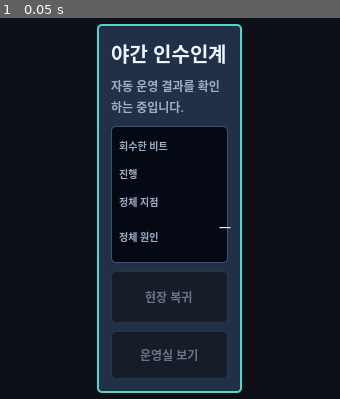
Above: before the commit, frame 1.
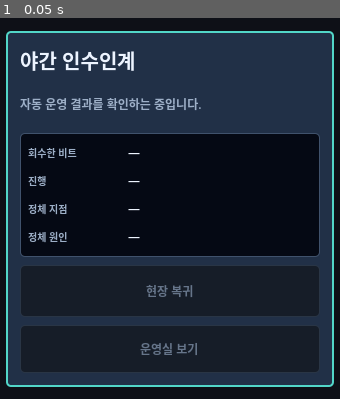
Above: after the commit, the same moment.

Repository: dudcjfsp-cyber/pixel-night-shift
Game: Godot game, scene res://game/presentation/app_shell/views/offline_report_view.tscn
Same seed, same stepped clock (60 frames per second), same inputs: the game is played once before the commit and once after it. This scene is started directly instead of the project's main scene.
Inputs:
- Up to frame 1 (0.05 s): no input

The runs differ from the first frame. In frame 1, 39% of the frame differs, in the area x 1-99%, y 1-99%.

Commit message:
fix: harden app shell integration

Diff:
--- a/game/app/app_root.gd
+++ b/game/app/app_root.gd
@@ -821,7 +821,7 @@
 		"previous_highest_stage": int(before["stage"]),
 		"bottleneck": String(diagnosis.get("title", "운영 안정")),
 		"used_patch_count": patch_count,
-		"next_goal": "첫 보스 도달 시간을 이전 회차보다 단축하세요.",
+		"next_goal": "첫 보스 도달 시간 25% 단축",
 	}
 
 
--- a/game/persistence/settings_repository.gd
+++ b/game/persistence/settings_repository.gd
@@ -61,6 +61,20 @@
 		result.status = LoadStatus.NEWER_SCHEMA
 		return result
 	if read_result.kind != EnvelopeKind.CURRENT:
+		var rollback_absolute := _absolute_path(ROLLBACK_FILE_NAME)
+		if FileAccess.file_exists(rollback_absolute):
+			var recovery := _recover_interrupted_replace(rollback_absolute, absolute_path)
+			if recovery.is_loaded():
+				push_warning(
+					"Recovered settings from rollback after invalid primary: %s"
+					% "; ".join(read_result.errors)
+				)
+				return recovery
+			var combined_errors := PackedStringArray()
+			_append_prefixed_errors(combined_errors, "primary", read_result.errors)
+			_append_prefixed_errors(combined_errors, "rollback", recovery.errors)
+			recovery.errors = combined_errors
+			return recovery
 		result.status = LoadStatus.CORRUPT
 		if result.errors.is_empty():
 			result.errors.append("Settings file is invalid.")
@@ -188,6 +202,15 @@
 		if result.errors.is_empty():
 			result.errors.append("Interrupted settings rollback is invalid.")
 		return result
+	if FileAccess.file_exists(settings_absolute):
+		var remove_error := _remove_if_exists(settings_absolute)
+		if remove_error != OK:
+			result.status = LoadStatus.CORRUPT
+			result.errors.append(
+				"Unable to remove invalid settings before rollback restore: error %d"
+				% remove_error
+			)
+			return result
 	var restore_error := DirAccess.copy_absolute(rollback_absolute, settings_absolute)
 	if restore_error != OK:
 		result.status = LoadStatus.CORRUPT
@@ -299,3 +322,15 @@
 		return false
 	var numeric := float(value)
 	return is_finite(numeric) and numeric == float(int(numeric))
+
+
+func _append_prefixed_errors(
+	target: PackedStringArray,
+	prefix: String,
+	source: PackedStringArray
+) -> void:
+	if source.is_empty():
+		target.append("%s: settings file is invalid" % prefix)
+		return
+	for message: String in source:
+		target.append("%s: %s" % [prefix, message])
--- a/game/presentation/app_shell/views/offline_report_view.gd
+++ b/game/presentation/app_shell/views/offline_report_view.gd
@@ -66,8 +66,10 @@
 	add_child(safe_margin)
 	safe_margin.set_anchors_and_offsets_preset(Control.PRESET_FULL_RECT)
 
-	var center := CenterContainer.new()
+	var center := VBoxContainer.new()
+	center.add_theme_constant_override("separation", UI.GAP_MEDIUM)
 	safe_margin.add_child(center)
+	center.add_child(UI.make_spacer())
 	var panel: PanelContainer = UI.make_panel(
 		UI.COLOR_PANEL_RAISED, UI.COLOR_INFO, 2, 14
 	)
@@ -75,6 +77,7 @@
 	panel.unique_name_in_owner = true
 	panel.size_flags_horizontal = Control.SIZE_EXPAND_FILL
 	center.add_child(panel)
+	center.add_child(UI.make_spacer())
 
 	var column := VBoxContainer.new()
 	column.add_theme_constant_override("separation", UI.GAP_MEDIUM)
--- a/game/presentation/app_shell/views/run_summary_view.gd
+++ b/game/presentation/app_shell/views/run_summary_view.gd
@@ -63,13 +63,16 @@
 	UI.add_margins(outer, 16, 16, 12, 12)
 	add_child(outer)
 	outer.set_anchors_and_offsets_preset(Control.PRESET_FULL_RECT)
-	var center := CenterContainer.new()
+	var center := VBoxContainer.new()
+	center.add_theme_constant_override("separation", UI.GAP_MEDIUM)
 	outer.add_child(center)
+	center.add_child(UI.make_spacer())
 	var panel: PanelContainer = UI.make_panel(UI.COLOR_PANEL_RAISED, UI.COLOR_SAFE, 2, 14)
 	panel.name = "ModalPanel"
 	panel.unique_name_in_owner = true
 	panel.size_flags_horizontal = Control.SIZE_EXPAND_FILL
 	center.add_child(panel)
+	center.add_child(UI.make_spacer())
 	var column := VBoxContainer.new()
 	column.add_theme_constant_override("separation", UI.GAP_MEDIUM)
 	panel.add_child(column)
--- a/game/presentation/app_shell/views/version_update_confirm_view.gd
+++ b/game/presentation/app_shell/views/version_update_confirm_view.gd
@@ -35,13 +35,16 @@
 	UI.add_margins(outer, 16, 16, 12, 12)
 	add_child(outer)
 	outer.set_anchors_and_offsets_preset(Control.PRESET_FULL_RECT)
-	var center := CenterContainer.new()
+	var center := VBoxContainer.new()
+	center.add_theme_constant_override("separation", UI.GAP_MEDIUM)
 	outer.add_child(center)
+	center.add_child(UI.make_spacer())
 	var panel: PanelContainer = UI.make_panel(UI.COLOR_PANEL_RAISED, UI.COLOR_SPECIAL, 2, 14)
 	panel.name = "ModalPanel"
 	panel.unique_name_in_owner = true
 	panel.size_flags_horizontal = Control.SIZE_EXPAND_FILL
 	center.add_child(panel)
+	center.add_child(UI.make_spacer())
 	var column := VBoxContainer.new()
 	column.add_theme_constant_override("separation", UI.GAP_MEDIUM)
 	panel.add_child(column)
--- a/game/presentation/main_view.gd
+++ b/game/presentation/main_view.gd
@@ -302,6 +302,7 @@
 
 func _build_battle_panel() -> void:
 	_battle_lane = BATTLE_LANE_VIEW_SCRIPT.new()
+	_battle_lane.name = "BattleLaneView"
 	_battle_lane.configure_accessibility(_reduced_flashes, _reduced_motion)
 	_main_column.add_child(_battle_lane)
 
--- a/tests/app_shell/app_root_integration_test.gd
+++ b/tests/app_shell/app_root_integration_test.gd
@@ -1,6 +1,7 @@
 extends SceneTree
 
 const APP_ROOT_SCENE: PackedScene = preload("res://game/app/app_root.tscn")
+const PRESENTATION_ASSETS: GDScript = preload("res://game/presentation/presentation_assets.gd")
 const TEST_ROOT := "user://app_root_integration_tests"
 const STEP_SECONDS := 0.25
 
@@ -78,6 +79,7 @@
 
 
 func _test_main_and_first_shift() -> void:
+	_check(PRESENTATION_ASSETS.initialize().is_empty(), "active presentation assets must initialize")
 	_check(
 		String(ProjectSettings.get_setting("application/run/main_scene"))
 			== "res://game/app/app_root.tscn",
@@ -101,6 +103,7 @@
 		await _wait_frames(3)
 	_check(app.current_screen_id() == AppRoot.SCREEN_GAMEPLAY, "first save success must enter gameplay")
 	_check(app.current_overlay_id() == AppRoot.OVERLAY_ONBOARDING, "first gameplay must open onboarding")
+	_check(app.find_child("OperationsRoomButton", true, false) is Button, "configured gameplay UI must finish building")
 	_check_touch_targets(app, "onboarding")
 	var saved := repository.load()
 	_check(saved.status == SaveLoadResult.Status.LOADED, "first shift must save before gameplay")
@@ -141,12 +144,17 @@
 		_check(app.session_snapshot() == before_view_process, "MainView must not tick the GameSession")
 		app._process(10.0)
 		_check(app.session_snapshot() != before_view_process, "AppRoot must own real-time GameSession ticks")
-		gameplay.call("set_active_tab", 1)
-		gameplay.emit_signal("active_tab_changed", 1)
+		var patches_tab := gameplay.find_child("GameplayTabButton1", true, false) as Button
+		_check(patches_tab != null, "gameplay must expose its patch tab button")
+		if patches_tab != null:
+			patches_tab.pressed.emit()
 		await _wait_frames(1)
 	_check(app.last_gameplay_tab() == 1, "gameplay tab selection must be retained by AppRoot")
 	if gameplay != null:
-		gameplay.emit_signal("operations_room_requested")
+		var operations_button := gameplay.find_child("OperationsRoomButton", true, false) as Button
+		_check(operations_button != null, "gameplay must expose its operations button")
+		if operations_button != null:
+			operations_button.pressed.emit()
 	await _wait_frames(2)
 	_check(app.current_screen_id() == AppRoot.SCREEN_OPERATIONS_ROOM, "gameplay must return to operations")
 	_check(app.session_instance_id() == identity, "operations navigation must keep the same GameSession")
@@ -164,6 +172,28 @@
 	_check(app.current_screen_id() == AppRoot.SCREEN_GAMEPLAY, "operations primary action must return to gameplay")
 	_check(app.session_instance_id() == identity, "gameplay return must keep the same GameSession")
 	_check(app.last_gameplay_tab() == 1, "gameplay return must restore the selected tab")
+	_emit_button(app, "SettingsButton")
+	await _wait_frames(1)
+	var replay_manual := app.find_child("ManualButton", true, false) as Button
+	_check(replay_manual != null and not replay_manual.disabled, "manual replay must enable with an active session")
+	if replay_manual != null:
+		replay_manual.pressed.emit()
+	await _wait_frames(1)
+	_check("운영 매뉴얼 1 / 3" in _visible_text(app), "manual replay must start at step one")
+	_emit_button(app, "PrimaryActionButton")
+	await _wait_frames(1)
+	_check("운영 매뉴얼 2 / 3" in _visible_text(app), "onboarding must advance to diagnosis")
+	_emit_button(app, "PrimaryActionButton")
+	await _wait_frames(1)
+	_check("운영 매뉴얼 3 / 3" in _visible_text(app), "diagnosis action must advance to judgment")
+	_check(app.last_gameplay_tab() == 1, "diagnosis onboarding action must focus and save the patch tab")
+	_emit_button(app, "PrimaryActionButton")
+	await _wait_frames(1)
+	_check(app.current_overlay_id() == AppRoot.OVERLAY_NONE, "third onboarding action must close the manual")
+	_check(
+		SettingsRepository.new(base_dir).load().settings.onboarding_completed,
+		"onboarding completion must persist in the separate settings file"
+	)
 	await _unmount(app)
 
 
@@ -412,20 +442,32 @@
 	await _wait_frames(2)
 	var gameplay := _host_child(app, "ScreenHost")
 	var before := app.session_snapshot()
-	gameplay.emit_signal("version_update_requested")
+	var update_button := gameplay.find_child("VersionUpdateButton", true, false) as Button
+	_check(update_button != null and not update_button.disabled, "ready gameplay must enable version update")
+	if update_button != null:
+		update_button.pressed.emit()
 	await _wait_frames(1)
 	_check(app.current_overlay_id() == AppRoot.OVERLAY_VERSION_UPDATE_CONFIRM, "prestige request must open confirmation")
 	_check_touch_targets(app, "version update confirmation")
+	_emit_button(app, "CancelButton")
+	await _wait_frames(1)
+	_check(app.current_overlay_id() == AppRoot.OVERLAY_NONE, "update cancel must return to gameplay")
+	_check(app.session_snapshot() == before, "update cancel must not change the session")
+	if update_button != null:
+		update_button.pressed.emit()
+	await _wait_frames(1)
 	repository.fail_next = true
 	_emit_button(app, "ConfirmButton")
 	await _wait_frames(2)
 	_check(app.current_overlay_id() == AppRoot.OVERLAY_VERSION_UPDATE_CONFIRM, "failed update save must keep confirmation")
 	_check(app.session_snapshot() == before, "failed update save must atomically restore the prior run")
 	_check("저장에 실패" in _visible_text(app), "failed update must explain rollback")
+	_check(_loaded_snapshot_matches(repository, before), "failed update must keep the prior durable record")
 	_emit_button(app, "ConfirmButton")
 	await _wait_frames(2)
 	_check(app.current_overlay_id() == AppRoot.OVERLAY_RUN_SUMMARY, "successful update save must show summary")
 	_check_touch_targets(app, "run summary")
+	_check(("STAGE %02d" % int(before["stage"])) in _visible_text(app), "run summary must use the pre-update snapshot")
 	var after := app.session_snapshot()
 	_check(int(after["run_count"]) == int(before["run_count"]) + 1, "successful update must increment run count once")
 	_check(int(after["patch_notes"]) == int(before["patch_notes"]) + 1, "successful update must grant one patch note")
@@ -455,12 +497,23 @@
 	_check(audio != null and audio.get_music_volume_percent() == 25, "music volume must apply immediately")
 	var saved_settings := settings_repository.load()
 	_check(saved_settings.is_loaded() and is_equal_approx(saved_settings.settings.music_volume, 0.25), "music volume must persist separately")
+	_emit_button(app, "ReducedMotionButton")
+	await _wait_frames(1)
+	_check(settings_repository.load().settings.reduced_motion, "reduced motion must persist immediately")
 	_check(not app.handle_back_request(), "Back on overlay must be handled in-app")
 	_check(app.current_overlay_id() == AppRoot.OVERLAY_NONE, "Back must close the active overlay first")
 	_emit_button(app, "PrimaryActionButton")
 	await _wait_frames(2)
 	_emit_button(app, "SkipButton")
 	await _wait_frames(1)
+	var lane := app.find_child("BattleLaneView", true, false) as BattleLaneView
+	var portrait := app.find_child("OperatorPortrait_debugger", true, false) as TextureRect
+	_check(lane != null and portrait != null and portrait.texture is AtlasTexture, "gameplay must expose animated sprite playback")
+	if lane != null and portrait != null and portrait.texture is AtlasTexture:
+		var before_region := (portrait.texture as AtlasTexture).region
+		lane._process(1.0)
+		var after_region := (portrait.texture as AtlasTexture).region
+		_check(after_region == before_region, "reduced motion must freeze repeated sprite playback")
 	_check(not app.handle_back_request(), "Back from gameplay must return to operations")
 	_check(app.current_screen_id() == AppRoot.SCREEN_OPERATIONS_ROOM, "gameplay Back must show operations")
 	_check(app.handle_back_request(), "Back from operations must request system exit")
@@ -516,6 +569,54 @@
 	_check(recovered_settings.is_loaded(), "interrupted settings replace must recover the previous file")
 	_check(is_equal_approx(recovered_settings.settings.music_volume, 0.35), "settings recovery must preserve user choices")
 	_check(FileAccess.file_exists(atomic_repo.settings_path()), "settings recovery must restore the primary file")
+	_check(
+		DirAccess.copy_absolute(
+			ProjectSettings.globalize_path(atomic_repo.settings_path()),
+			ProjectSettings.globalize_path(atomic_repo.rollback_path())
+		) == OK,
+		"settings rollback fixture must be recreated"
+	)
+	_write_text(atomic_repo.settings_path(), "{\"schema_version\": 1")
+	var recovered_corrupt_primary := atomic_repo.load()
+	_check(recovered_corrupt_primary.is_loaded(), "valid rollback must recover a partial primary")
+	_check(
+		is_equal_approx(recovered_corrupt_primary.settings.music_volume, 0.35),
+		"partial-primary recovery must preserve rollback settings"
+	)
+	_check(not FileAccess.file_exists(atomic_repo.rollback_path()), "successful recovery must clean the rollback artifact")
+	_check(atomic_repo.load().is_loaded(), "restored settings primary must load again")
+
+	var newer_primary_dir := _case_dir("settings_newer_primary")
+	_clean_case(newer_primary_dir)
+	var newer_primary_repo := SettingsRepository.new(newer_primary_dir)
+	_check(newer_primary_repo.save(custom_settings) == OK, "newer-primary fixture must save")
+	_check(
+		DirAccess.copy_absolute(
+			ProjectSettings.globalize_path(newer_primary_repo.settings_path()),
+			ProjectSettings.globalize_path(newer_primary_repo.rollback_path())
+		) == OK,
+		"newer-primary rollback fixture must copy"
+	)
+	_write_json(newer_primary_repo.settings_path(), {
+		"schema_version": SettingsRepository.CURRENT_SCHEMA_VERSION + 1,
+		"settings": custom_settings.to_dictionary(),
+	})
+	_check(
+		newer_primary_repo.load().status == SettingsRepository.LoadStatus.NEWER_SCHEMA,
+		"newer primary settings must not auto-downgrade to an older rollback"
+	)
+
+	var double_corrupt_dir := _case_dir("settings_double_corrupt")
+	_clean_case(double_corrupt_dir)
+	var double_corrupt_repo := SettingsRepository.new(double_corrupt_dir)
+	_check(double_corrupt_repo.save(custom_settings) == OK, "double-corrupt fixture must save")
+	_write_text(double_corrupt_repo.settings_path(), "broken-primary")
+	_write_text(double_corrupt_repo.rollback_path(), "broken-rollback")
+	var double_corrupt := double_corrupt_repo.load()
+	var combined_errors := "\n".join(double_corrupt.errors)
+	_check(double_corrupt.status == SettingsRepository.LoadStatus.CORRUPT, "two corrupt settings files must stay corrupt")
+	_check("primary:" in combined_errors, "corrupt settings must retain the primary error")
+	_check("rollback:" in combined_errors, "corrupt settings must retain the rollback error")
 
 
 func _mount_app(
@@ -657,3 +758,17 @@
 		if saved_snapshot.get(key) != active_snapshot.get(key):
 			return false
 	return true
+
+
+func _loaded_snapshot_matches(repository: SaveRepository, expected: Dictionary) -> bool:
+	var load_result := repository.load()
+	if not load_result.has_session_candidate():
+		return false
+	var restored := GameSession.new()
+	if not restored.restore_state(load_result.session_data).is_empty():
+		return false
+	var actual := restored.snapshot()
+	for key: String in ["stage", "bits", "patch_notes", "run_count", "patch_slots", "unlocked_patch_slots"]:
+		if actual.get(key) != expected.get(key):
+			return false
+	return true
--- /dev/null
+++ b/tests/app_shell/capture_app_root_states.gd
@@ -0,0 +1,228 @@
+extends SceneTree
+
+const APP_ROOT_SCENE: PackedScene = preload("res://game/app/app_root.tscn")
+const CAPTURE_BASE := "user://app_root_capture_fixtures"
+const STEP_SECONDS := 0.25
+
+class FakeClock extends RefCounted:
+	var value: int
+
+	func _init(initial_value: int) -> void:
+		value = initial_value
+
+	func now_unix() -> int:
+		return value
+
+
+func _init() -> void:
+	call_deferred("_capture_all")
+
+
+func _capture_all() -> void:
+	root.size = Vector2i(360, 640)
+	var output_directory := _output_directory()
+	var directory_error := DirAccess.make_dir_recursive_absolute(output_directory)
+	if directory_error not in [OK, ERR_ALREADY_EXISTS]:
+		push_error("Cannot create AppRoot capture directory: error %d" % directory_error)
+		quit(1)
+		return
+
+	var error_count := 0
+	error_count += await _capture_first_start_and_settings(output_directory)
+	error_count += await _capture_operations_and_offline(output_directory)
+	error_count += await _capture_gameplay_and_onboarding(output_directory)
+	error_count += await _capture_recovery_states(output_directory)
+	error_count += await _capture_version_update(output_directory)
+	print("AppRoot captures: %s" % output_directory)
+	quit(0 if error_count == 0 else 1)
+
+
+func _capture_first_start_and_settings(output_directory: String) -> int:
+	var base_dir := CAPTURE_BASE.path_join("first")
+	_clean_case(base_dir)
+	var app := await _mount_app(SaveRepository.new(base_dir), FakeClock.new(2_000_100_000))
+	var errors := await _save_capture(output_directory.path_join("01_first_start.png"))
+	_emit_button(app, "SettingsButton")
+	await _wait_frames(4)
+	errors += await _save_capture(output_directory.path_join("02_settings.png"))
+	await _unmount(app)
+	return errors
+
+
+func _capture_operations_and_offline(output_directory: String) -> int:
+	var operations_dir := CAPTURE_BASE.path_join("operations")
+	_clean_case(operations_dir)
+	var operations_repo := SaveRepository.new(operations_dir)
+	var operations_session := GameSession.new()
+	operations_session.tick(180.0)
+	var now := 2_000_110_000
+	operations_repo.save(operations_session.export_state(), now, 1)
+	var operations_app := await _mount_app(operations_repo, FakeClock.new(now))
+	var errors := await _save_capture(output_directory.path_join("03_operations_room.png"))
+	await _unmount(operations_app)
+
+	var offline_dir := CAPTURE_BASE.path_join("offline")
+	_clean_case(offline_dir)
+	var offline_repo := SaveRepository.new(offline_dir)
+	var offline_session := GameSession.new()
+	offline_session.tick(120.0)
+	offline_repo.save(offline_session.export_state(), now - 7200, 0)
+	var offline_app := await _mount_app(offline_repo, FakeClock.new(now))
+	errors += await _save_capture(output_directory.path_join("04_offline_report.png"))
+	await _unmount(offline_app)
+	return errors
+
+
+func _capture_gameplay_and_onboarding(output_directory: String) -> int:
+	var base_dir := CAPTURE_BASE.path_join("gameplay")
+	_clean_case(base_dir)
+	var app := await _mount_app(SaveRepository.new(base_dir), FakeClock.new(2_000_120_000))
+	_emit_button(app, "PrimaryActionButton")
+	await _wait_frames(8)
+	var errors := await _save_capture(output_directory.path_join("05_gameplay_onboarding.png"))
+	_emit_button(app, "SkipButton")
+	await _wait_frames(8)
+	errors += await _save_capture(output_directory.path_join("06_gameplay_sprites.png"))
+	await _unmount(app)
+	return errors
+
+
+func _capture_recovery_states(output_directory: String) -> int:
+	var backup_dir := CAPTURE_BASE.path_join("backup_recovery")
+	_clean_case(backup_dir)
+	var backup_repo := SaveRepository.new(backup_dir)
+	var session := GameSession.new()
+	backup_repo.save(session.export_state(), 2_000_130_000, 0)
+	session.tick(60.0)
+	backup_repo.save(session.export_state(), 2_000_130_100, 1)
+	_write_text(backup_repo.primary_path(), "{broken")
+	var backup_app := await _mount_app(backup_repo, FakeClock.new(2_000_130_200))
+	var errors := await _save_capture(output_directory.path_join("07_backup_recovery.png"))
+	await _unmount(backup_app)
+
+	var newer_dir := CAPTURE_BASE.path_join("newer_recovery")
+	_clean_case(newer_dir)
+	var newer_repo := SaveRepository.new(newer_dir)
+	newer_repo.save(GameSession.new().export_state(), 2_000_130_000, 0)
+	_write_text(newer_repo.primary_path(), JSON.stringify({
+		"schema_version": 99,
+		"saved_at_unix": 2_000_130_000,
+		"last_gameplay_tab": 0,
+		"session": {},
+	}))
+	var newer_app := await _mount_app(newer_repo, FakeClock.new(2_000_130_000))
+	errors += await _save_capture(output_directory.path_join("08_newer_schema_recovery.png"))
+	await _unmount(newer_app)
+	return errors
+
+
+func _capture_version_update(output_directory: String) -> int:
+	var base_dir := CAPTURE_BASE.path_join("version_update")
+	_clean_case(base_dir)
+	var repository := SaveRepository.new(base_dir)
+	var session := GameSession.new()
+	if not _drive_to_prestige(session, 900.0):
+		push_error("Cannot build version-update capture fixture.")
+		return 1
+	var clock := FakeClock.new(2_000_140_000)
+	repository.save(session.export_state(), clock.value, 2)
+	var app := await _mount_app(repository, clock)
+	_emit_button(app, "PrimaryActionButton")
+	await _wait_frames(6)
+	_emit_button(app, "VersionUpdateButton")
+	await _wait_frames(4)
+	var errors := await _save_capture(output_directory.path_join("09_version_confirm.png"))
+	_emit_button(app, "ConfirmButton")
+	await _wait_frames(4)
+	errors += await _save_capture(output_directory.path_join("10_run_summary.png"))
+	await _unmount(app)
+	return errors
+
+
+func _mount_app(repository: SaveRepository, clock: FakeClock) -> AppRoot:
+	var app := APP_ROOT_SCENE.instantiate() as AppRoot
+	var settings_repository := SettingsRepository.new(repository.base_dir())
+	assert(app.configure_services(repository, settings_repository, clock))
+	root.add_child(app)
+	app.set_process(false)
+	await _wait_frames(6)
+	return app
+
+
+func _unmount(app: AppRoot) -> void:
+	if is_instance_valid(app):
+		app.queue_free()
+	await _wait_frames(4)
+
+
+func _save_capture(output_path: String) -> int:
+	await process_frame
+	await RenderingServer.frame_post_draw
+	var image := root.get_texture().get_image()
+	if image == null or image.is_empty():
+		push_error("Viewport returned an empty image for '%s'." % output_path)
+		return 1
+	if image.get_width() != 360 or image.get_height() != 640:
+		push_error("Capture '%s' is not 360x640." % output_path)
+		return 1
+	var save_error := image.save_png(output_path)
+	if save_error != OK:
+		push_error("Cannot save AppRoot capture '%s': error %d" % [output_path, save_error])
+		return 1
+	print("CAPTURE %s (360x640)" % output_path)
+	return 0
+
+
+func _emit_button(node: Node, button_name: String) -> void:
+	var button := node.find_child(button_name, true, false) as Button
+	assert(button != null, "Capture requires button '%s'." % button_name)
+	button.pressed.emit()
+
+
+func _clean_case(base_dir: String) -> void:
+	DirAccess.make_dir_recursive_absolute(ProjectSettings.globalize_path(base_dir))
+	SaveRepository.new(base_dir).clear_records()
+	var settings_repository := SettingsRepository.new(base_dir)
+	for path: String in [
+		settings_repository.settings_path(),
+		settings_repository.temporary_path(),
+		settings_repository.rollback_path(),
+	]:
+		if FileAccess.file_exists(path):
+			DirAccess.remove_absolute(ProjectSettings.globalize_path(path))
+
+
+func _write_text(path: String, content: String) -> void:
+	var file := FileAccess.open(path, FileAccess.WRITE)
+	assert(file != null, "Capture fixture path must open: %s" % path)
+	file.store_string(content)
+	file.close()
+
+
+func _drive_to_prestige(session: GameSession, max_seconds: float) -> bool:
+	var operator_ids: Array[StringName] = [
+		&"debugger", &"build_engineer", &"sprite_artist", &"qa_imp",
+	]
+	for step: int in range(int(max_seconds / STEP_SECONDS)):
+		var snapshot := session.snapshot()
+		if bool(snapshot.get("prestige_available", false)):
+			return true
+		if step % 4 == 0:
+			for operator_id: StringName in operator_ids:
+				session.upgrade_operator(operator_id)
+		session.tick(STEP_SECONDS)
+	return bool(session.snapshot().get("prestige_available", false))
+
+
+func _wait_frames(frame_count: int) -> void:
+	for _frame: int in range(frame_count):
+		await process_frame
+
+
+func _output_directory() -> String:
+	for argument: String in OS.get_cmdline_user_args():
+		if argument.begins_with("--capture-dir="):
+			var requested := argument.trim_prefix("--capture-dir=")
+			assert(not requested.is_empty(), "--capture-dir requires an absolute path.")
+			return requested
+	return ProjectSettings.globalize_path("user://app_root_captures")
